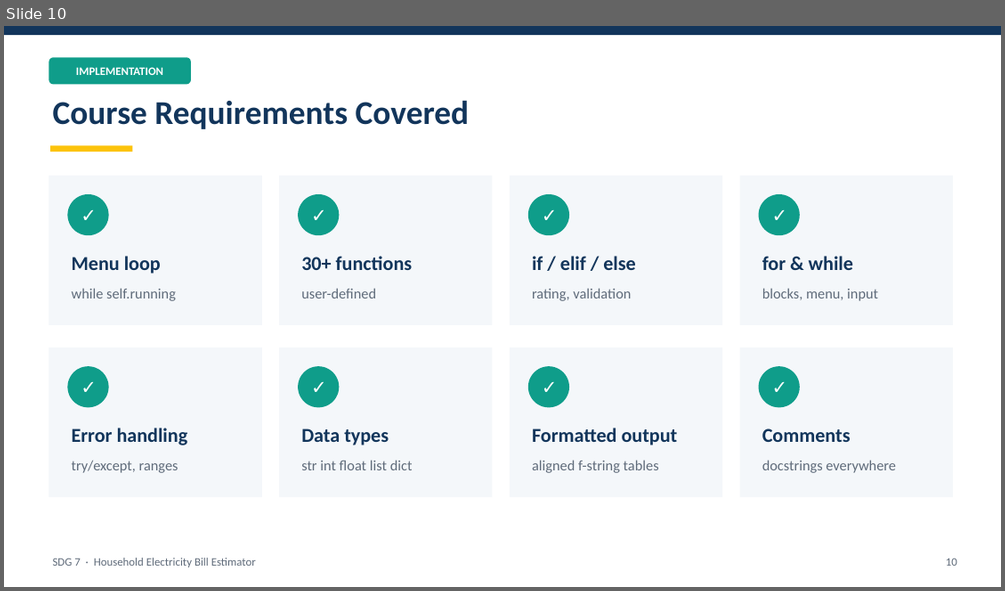
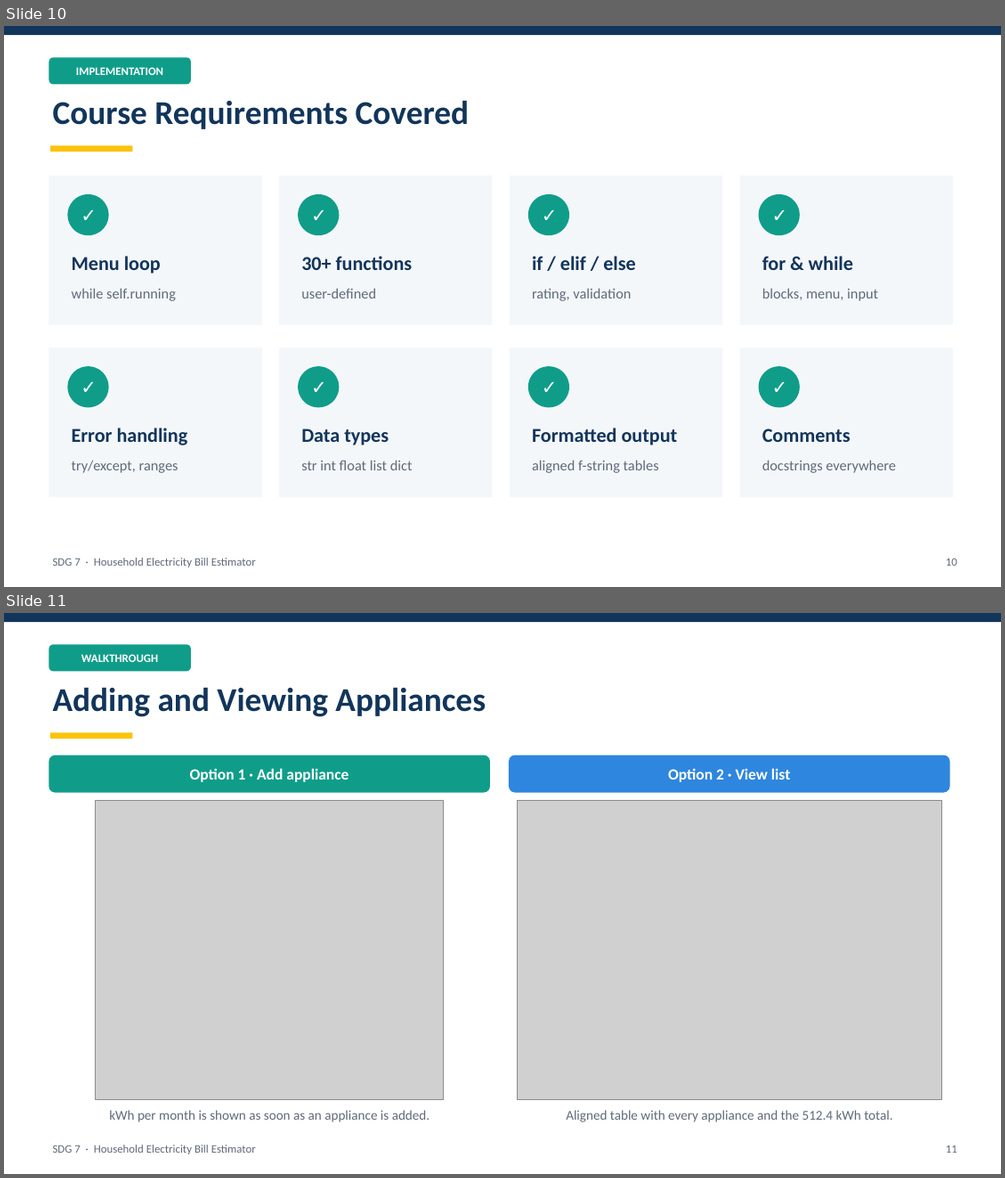
Before and after one commit to mh9d/ELT, a slide deck: docs/Slides_SDG7_Electricity_Bill_Estimator.pptx. Shown one above the other, each under a label of ours: slide 10 before the commit, slides 10 and 11 after it. The pictures are 1005x591 and 1005x1178 pixels, drawn with LibreOffice and Linux fonts; fonts in the diff are those of the drawing; grey boxes stand for pictures. Boxes give left, top, right and bottom in pixels: in the first picture for what was removed or moved away, otherwise in the second. Text is boxed around its words. In the diff, an @@ line names an element or a change of style, - is before the commit and + after.

Commit message:
Remove window UI and document every feature
- Remove the Tkinter window version and all references to it
- Add 17 screenshots covering every menu option, error case and the unit tests
- Report: new feature-by-feature walkthrough referencing each screenshot
- Slides: walkthrough slides replace the window slide

```diff
--- a/docs/Slides_SDG7_Electricity_Bill_Estimator.pptx
+++ b/docs/Slides_SDG7_Electricity_Bill_Estimator.pptx
@@ slide 11 added at (x1=4, y1=613, x2=1001, y2=1174), background #FFFFFF @@
@@ rectangle added at (x1=4, y1=613, x2=1001, y2=622), fill #12355B @@
@@ rounded rectangle added at (x1=48, y1=644, x2=191, y2=672), fill #0F9D8A, 11 pt, text #FFFFFF, bold @@
+WALKTHROUGH
@@ text added at (x1=53, y1=687, x2=485, y2=717), 32 pt, text #12355B, bold @@
+Adding and Viewing Appliances
@@ rectangle added at (x1=50, y1=732, x2=133, y2=738), fill #FCC30B @@
@@ rounded rectangle added at (x1=48, y1=755, x2=490, y2=793), fill #0F9D8A, 15 pt, text #FFFFFF, bold @@
+Option 1 · Add appliance
@@ rounded rectangle added at (x1=509, y1=755, x2=950, y2=793), fill #2E86DE, 15 pt, text #FFFFFF, bold @@
+Option 2 · View list
@@ picture added at (x1=96, y1=800, x2=444, y2=1099) @@
@@ picture added at (x1=517, y1=800, x2=941, y2=1099) @@
@@ text added at (x1=109, y1=1110, x2=429, y2=1122), 13 pt, text #5F6B7A @@
+kWh per month is shown as soon as an appliance is added.
@@ text added at (x1=566, y1=1110, x2=892, y2=1122), 13 pt, text #5F6B7A @@
+Aligned table with every appliance and the 512.4 kWh total.
@@ text added at (x1=53, y1=1144, x2=256, y2=1154), 11 pt, text #5F6B7A @@
+SDG 7 · Household Electricity Bill Estimator
@@ text added at (x1=946, y1=1145, x2=957, y2=1152), 11 pt, text #5F6B7A @@
+11
```
Also in this commit, not shown: 8 slides changed, 2 other slides added, 1 slide removed, 31 other files.
